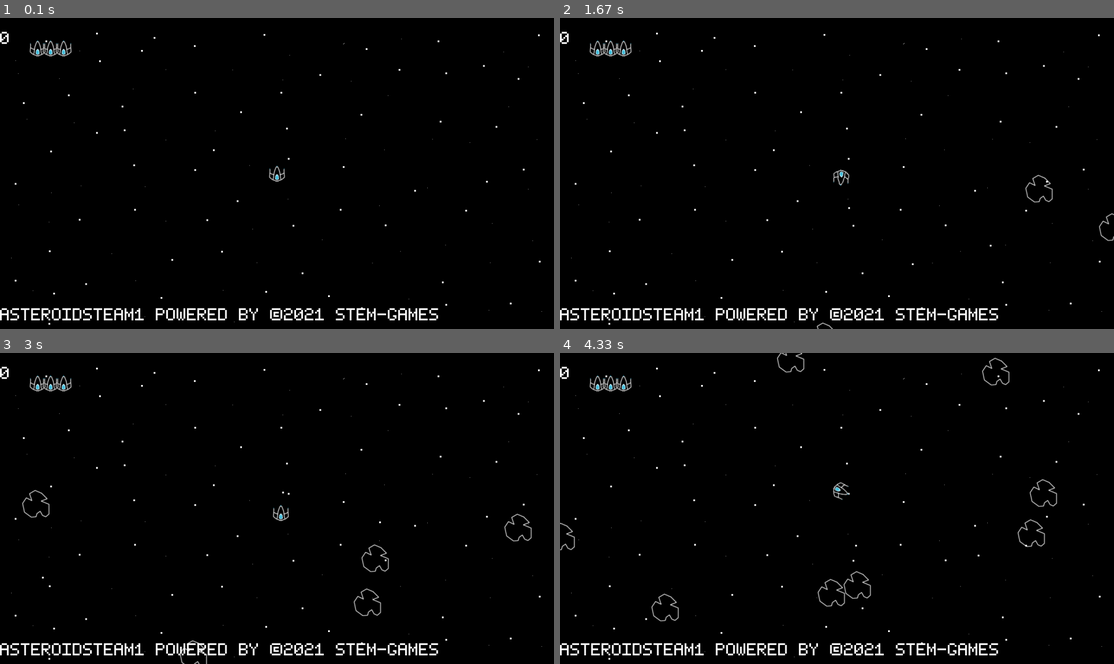
Above: before the commit, frames 1-4 (two rows, left to right).
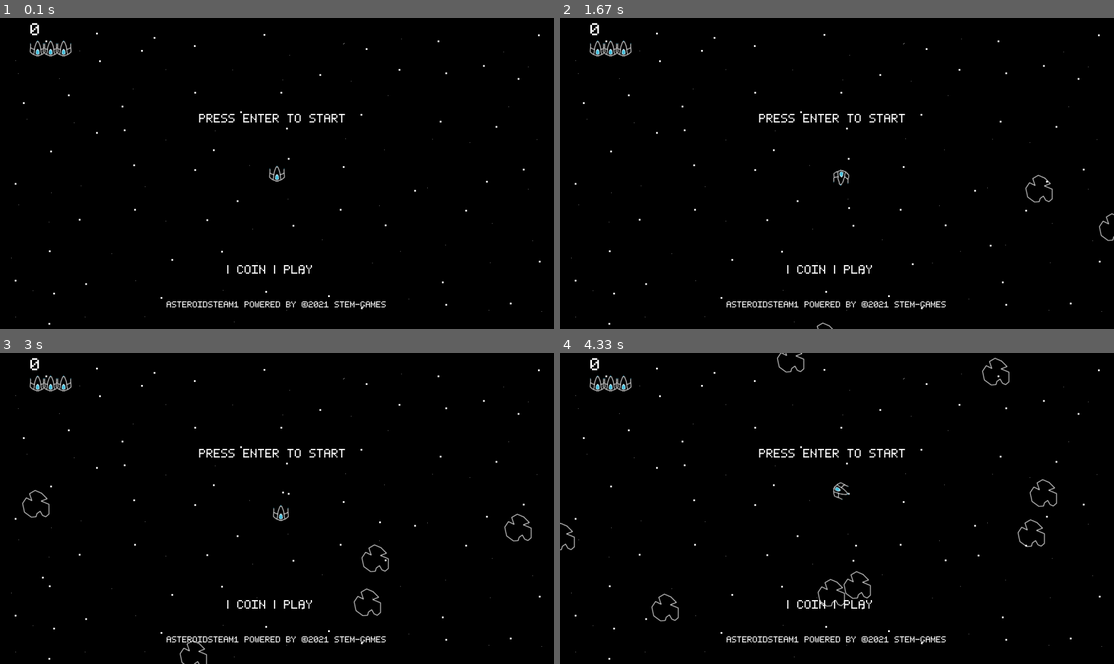
Above: after the commit, the same moments.

Repository: LUDUSLab/stem-games
Game: pygame game, started from AsteroidsEquipe1/main - Copia.py
Same seed, same stepped clock (60 frames per second), same inputs: the game is played once before the commit and once after it.
Inputs:
- Up to frame 1 (0.1 s): no input
- Up to frame 2 (1.67 s): tap Space at 0.33, 0.73, 1.03, 1.23, 1.57 s; hold D 0.67-1.13 s; hold W 1.17-1.47 s; hold D from 1.5 s (still down)
- Up to frame 3 (3 s): tap Space at 1.87, 2.07, 2.37, 2.63, 2.93 s; release D at 1.97 s; hold A 2-2.53 s; hold A 2.57-2.97 s
- Up to frame 4 (4.33 s): hold W 3-3.37 s; tap Space at 3.07, 3.47, 3.77, 4.13 s; hold D 3.4-4.03 s; hold A from 4.07 s (still down)

The runs differ from the first frame. In frame 1, 2.3% of the frame differs, in the area x 0-80%, y 1-98%; in frame 2, 2.3%; in frame 3, 2.3%; in frame 4, 2.3%.

Commit message:
texts has been added on start screen

Diff:
--- a/AsteroidsEquipe1/config.py
+++ b/AsteroidsEquipe1/config.py
@@ -7,10 +7,7 @@
 screen = pygame.display.set_mode((sw, sh))
 pygame.display.set_caption("Asteroids")
 
-font = pygame.font.Font('../AsteroidsEquipe1/assets/ThinPixel7-1Yq0.ttf', 80)
-
 background = pygame.image.load("../AsteroidsEquipe1/assets/space1.png").convert_alpha()
-
 shoot_sound = pygame.mixer.Sound('../AsteroidsEquipe1/assets/391660__jeckkech__projectile.wav')
 background_sound = pygame.mixer.Sound('../AsteroidsEquipe1/assets/455016__gamer73__my-arcade.wav')
 player_ship_explosion_sound = pygame.mixer.Sound('../AsteroidsEquipe1/assets/387861__runningmind__explosion-player.wav')
--- a/AsteroidsEquipe1/renderer.py
+++ b/AsteroidsEquipe1/renderer.py
@@ -1,4 +1,4 @@
-from config import screen, background, font, sw, sh
+from config import screen, background, sw, sh
 import pygame
 
 
@@ -9,8 +9,9 @@
         screen.blit(image, position)
 
     @staticmethod
-    def write(string):
-        return font.render(f"{string}", True,  (255, 255, 255))
+    def write(string, font_size):
+        font = pygame.font.Font('../AsteroidsEquipe1/assets/ThinPixel7-1Yq0.ttf', font_size)
+        return font.render(f"{string}", True, (255, 255, 255))
 
     @staticmethod
     def display(asteroids, bullets, smallAlien, bigAlien, player, score, position):
@@ -30,11 +31,13 @@
 
         Renderer.draw(player.rotate, player.rotateRect)
 
-        Renderer.draw(Renderer.write(score), (0, 0))
+        Renderer.draw(Renderer.write(score, 80), (70, -20))
 
         for lives in position:
             Renderer.draw(player.img, lives)
 
-        Renderer.draw(Renderer.write("ASTEROIDSTEAM1 POWERED BY ©2021 STEM-GAMES"), (0, sh - 80))
+        Renderer.draw(Renderer.write("PRESS ENTER TO START", 55), (460, 200))
+        Renderer.draw(Renderer.write("| COIN | PLAY", 55), (525, 550))
+        Renderer.draw(Renderer.write("ASTEROIDSTEAM1 POWERED BY ©2021 STEM-GAMES", 40), (385, 640))
 
         pygame.display.update()
